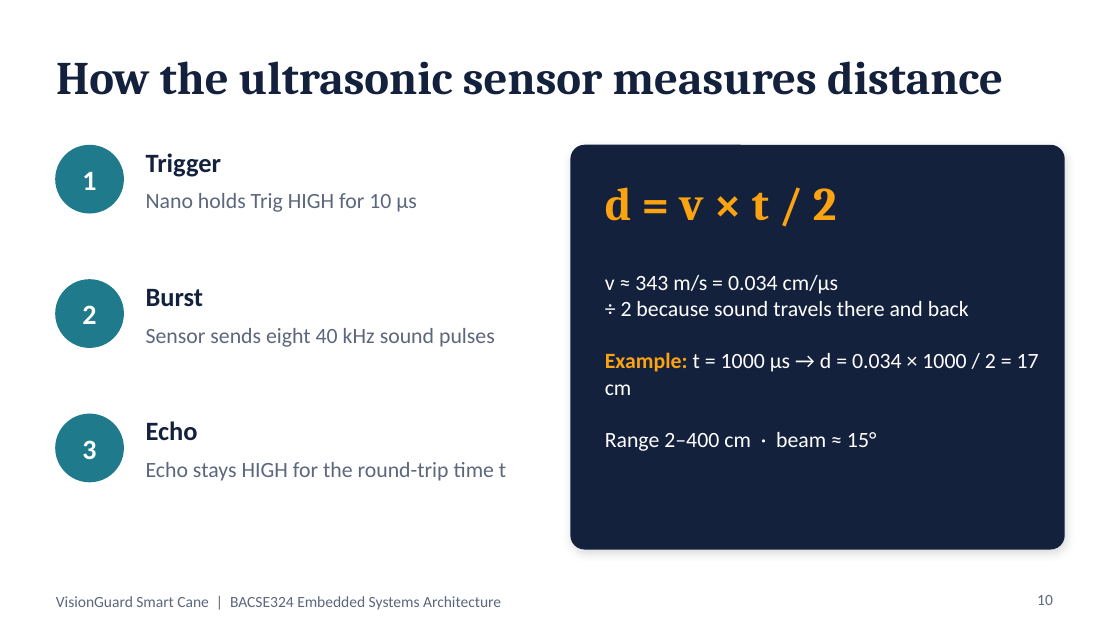
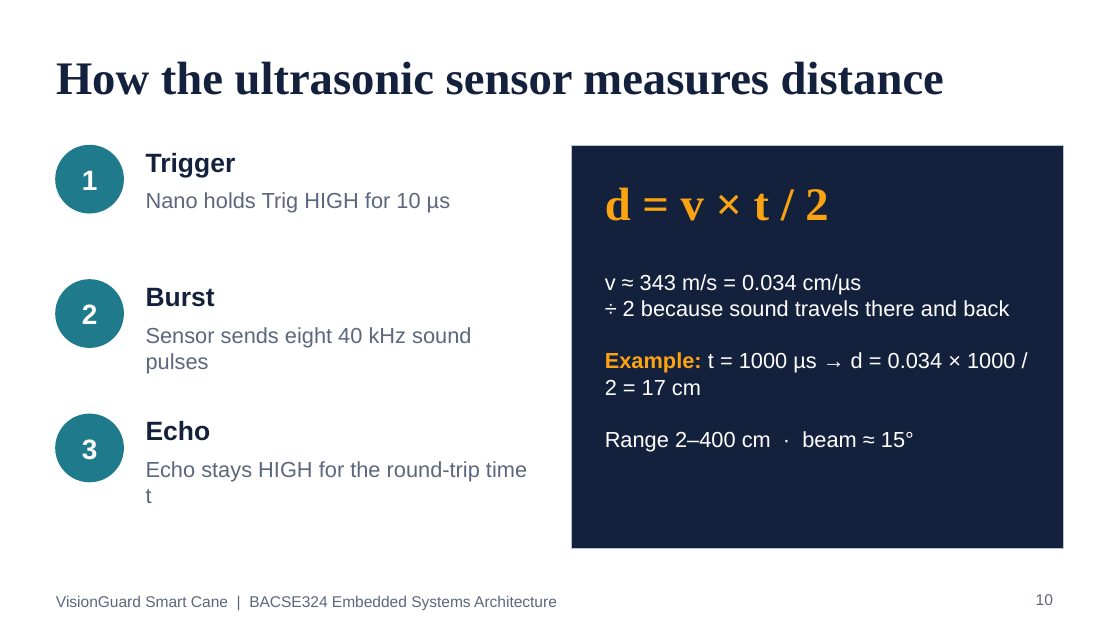
Before and after one commit to darshanpvt007-afk/visionguard-smart-cane, a slide deck: slide 10 of docs/VisionGuard_Presentation.pptx. Drawn at 1120x630 pixels with LibreOffice and Linux fonts; fonts in the diff are those of the drawing. Boxes give left, top, right and bottom in pixels: in the first picture for what was removed or moved away, otherwise in the second. Text is boxed around its words. In the diff, an @@ line names an element or a change of style, - is before the commit and + after.

```diff
--- a/docs/VisionGuard_Presentation.pptx
+++ b/docs/VisionGuard_Presentation.pptx
@@ title "How the ultrasonic sensor measures ..." at box(56, 61, 944, 95): font Cambria to Times New Roman @@
@@ rectangle at box(571, 146, 1064, 549): rounded rectangle to rectangle; outline #14213D 1 pt to #B8C4D6 0.75 pt; shadow off @@
@@ text "d = v × t ..." at box(605, 187, 828, 221): font Cambria to Times New Roman @@
@@ font Calibri to Arial in 12 elements at box(82, 170, 98, 190), box(146, 152, 236, 177), box(146, 192, 450, 213), box(82, 304, 98, 324), box(146, 287, 215, 307), box(146, 327, 471, 374), box(82, 439, 98, 460), box(146, 420, 211, 441), box(146, 461, 527, 503), box(605, 274, 1016, 452), box(1036, 594, 1053, 605), box(56, 595, 557, 610) @@
```
Also in this commit, not shown: 24 other slides changed, 7 other files.
